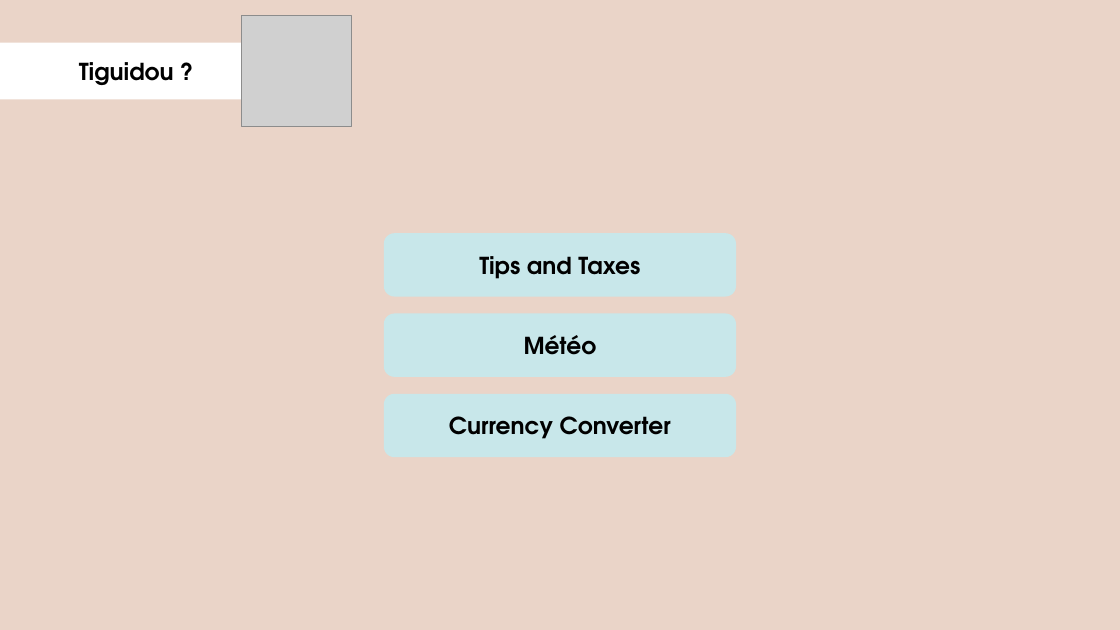
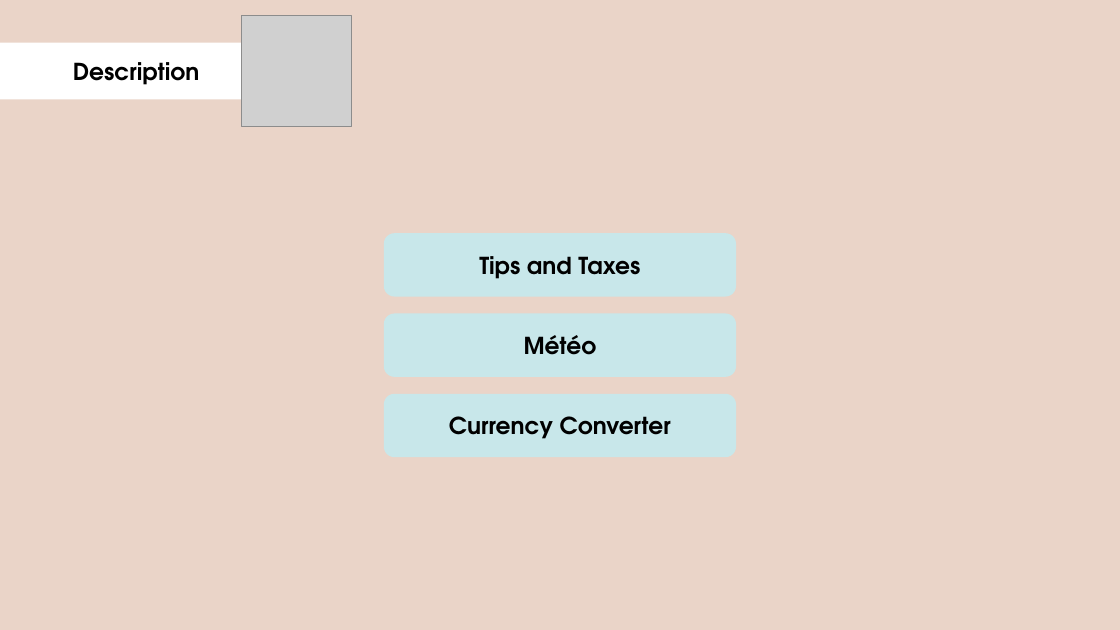
Before and after one commit to Albouvard/AppBoiteAOutil, a slide deck: slide 2 of présentation_android.pptx. Drawn at 1120x630 pixels with LibreOffice and Linux fonts; fonts in the diff are those of the drawing; grey boxes stand for pictures. Boxes give left, top, right and bottom in pixels: in the first picture for what was removed or moved away, otherwise in the second. Text is boxed around its words. In the diff, an @@ line names an element or a change of style, - is before the commit and + after.

```diff
--- a/présentation_android.pptx
+++ b/présentation_android.pptx
@@ text at (73, 62, 200, 85): text changed @@
-Tiguidou ?
+Description
```
Also in this commit, not shown: 2 other slides changed, 5 slides added, 1 slide removed, 3 other files.
